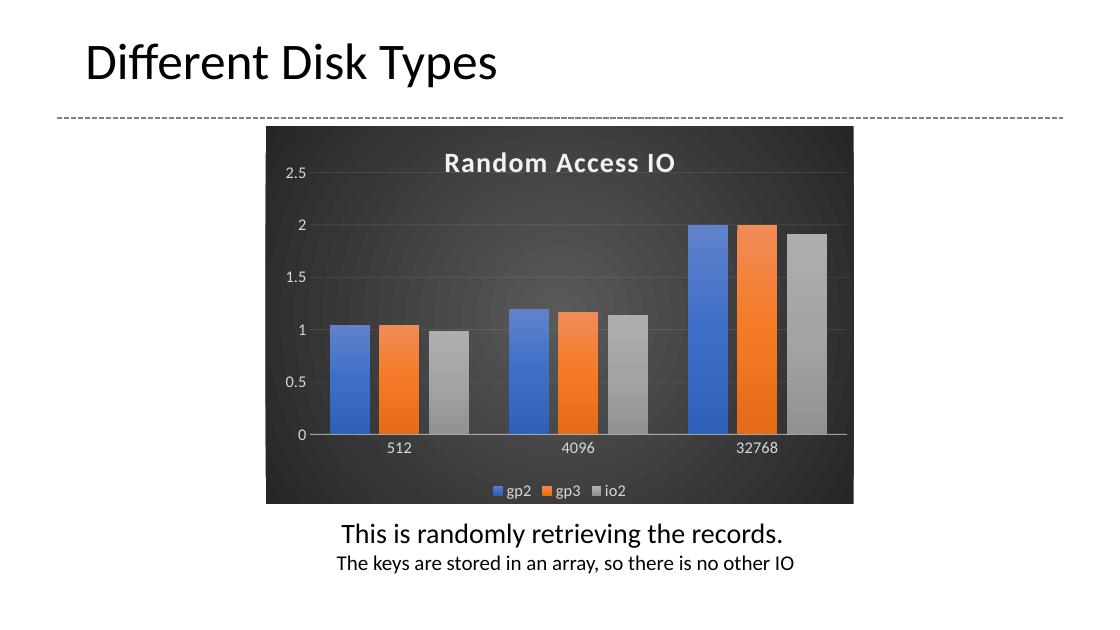
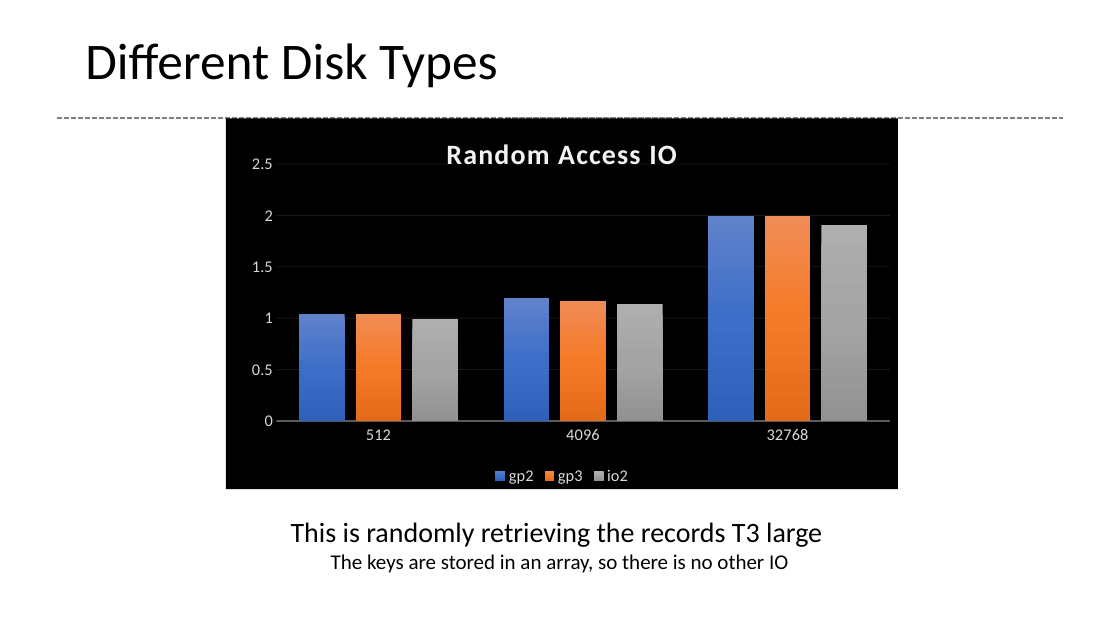
Before and after one commit to glenntu15/BuildVoterDatabase, a slide deck: slide 12 of Proj_presentation.pptx (slide 11 before the commit). Drawn at 1120x630 pixels with LibreOffice and Linux fonts; fonts in the diff are those of the drawing. Boxes give left, top, right and bottom in pixels: in the first picture for what was removed or moved away, otherwise in the second. Text is boxed around its words. In the diff, an @@ line names an element or a change of style, - is before the commit and + after.

Commit message:
few more slides, replaces plots

```diff
--- a/Proj_presentation.pptx
+++ b/Proj_presentation.pptx
@@ column chart at [226,118,898,490] @@
@@ background changed @@
@@ column chart: place and size @@
-column chart at [266,126,854,504]
+column chart at [226,118,898,490]
@@ text "This is randomly retrieving the ...": place and size @@
-text "This is randomly retrieving the ..." at [337,523,794,574]
+text "This is randomly retrieving the ..." at [291,522,822,573]
@@ text at [291,522,822,547]: text changed @@
-This is randomly retrieving the records.
+This is randomly retrieving the records T3 large
```
Also in this commit, not shown: 6 other slides changed, 2 slides added.
